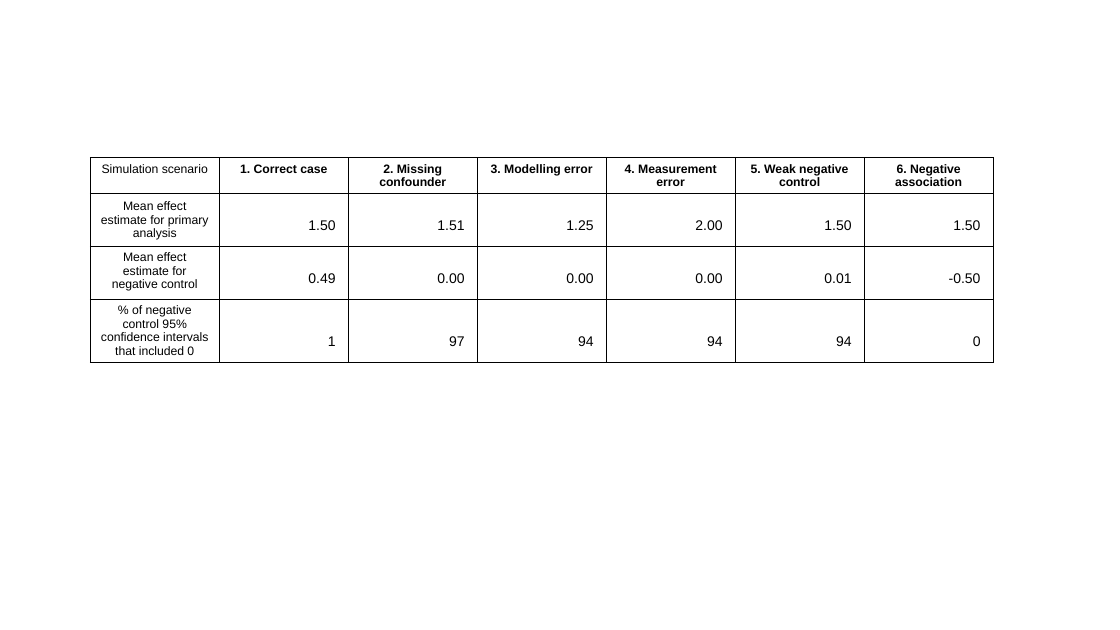
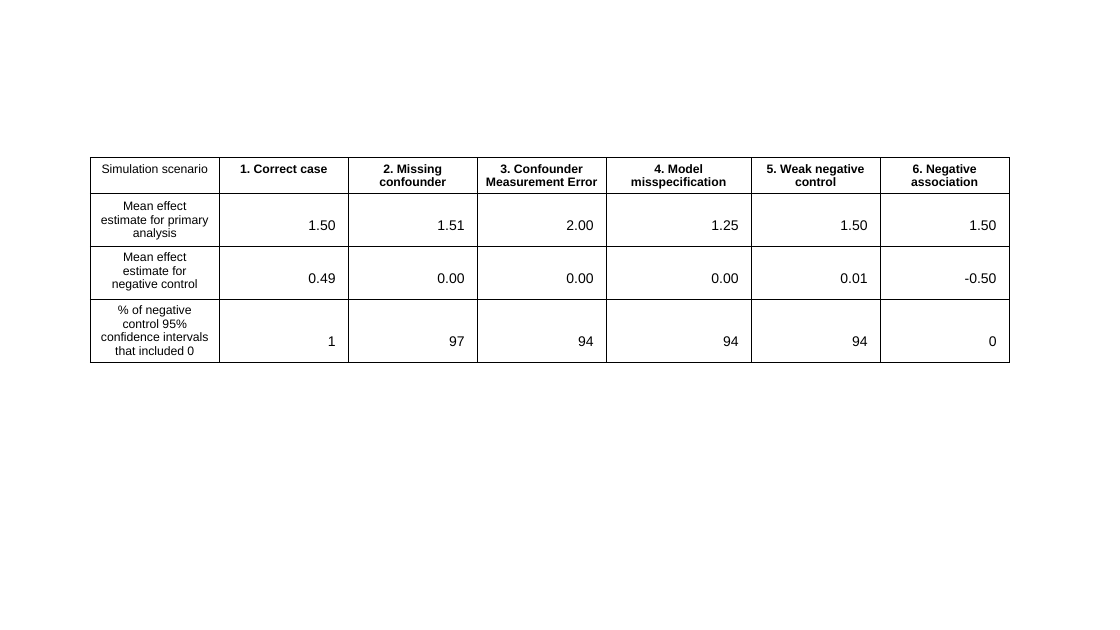
Before and after one commit to heathermcb/bad_negative_control_outcomes, a slide deck: slide 2 of figs/boxplot_of_betas_and_table.pptx. Drawn at 1120x630 pixels with LibreOffice and Linux fonts; fonts in the diff are those of the drawing. Boxes give left, top, right and bottom in pixels: in the first picture for what was removed or moved away, otherwise in the second. Text is boxed around its words. In the diff, an @@ line names an element or a change of style, - is before the commit and + after.

```diff
--- a/figs/boxplot_of_betas_and_table.pptx
+++ b/figs/boxplot_of_betas_and_table.pptx
@@ table at [91, 158, 1012, 383] @@
-row 1, column 4: 3. Modelling error
+row 1, column 4: 3. Confounder Measurement Error
-row 1, column 5: 4. Measurement error
+row 1, column 5: 4. Model misspecification
-row 2, column 4: 1.25
+row 2, column 4: 2.00
-row 2, column 5: 2.00
+row 2, column 5: 1.25
@@ table: place and size @@
-table at [91, 158, 996, 369]
+table at [91, 158, 1012, 383]
```
Also in this commit, not shown: 1 slide added, 1 slide removed, 21 other files.
